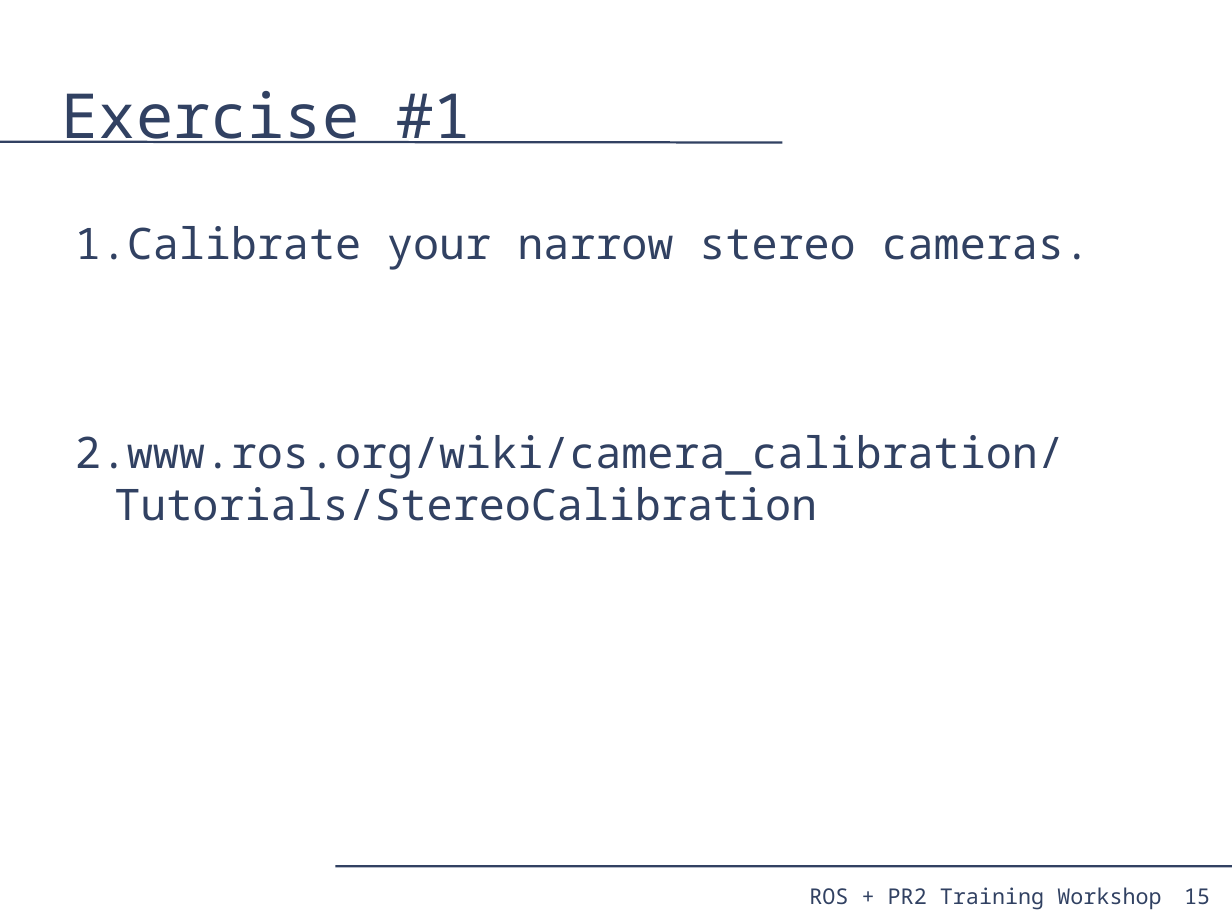
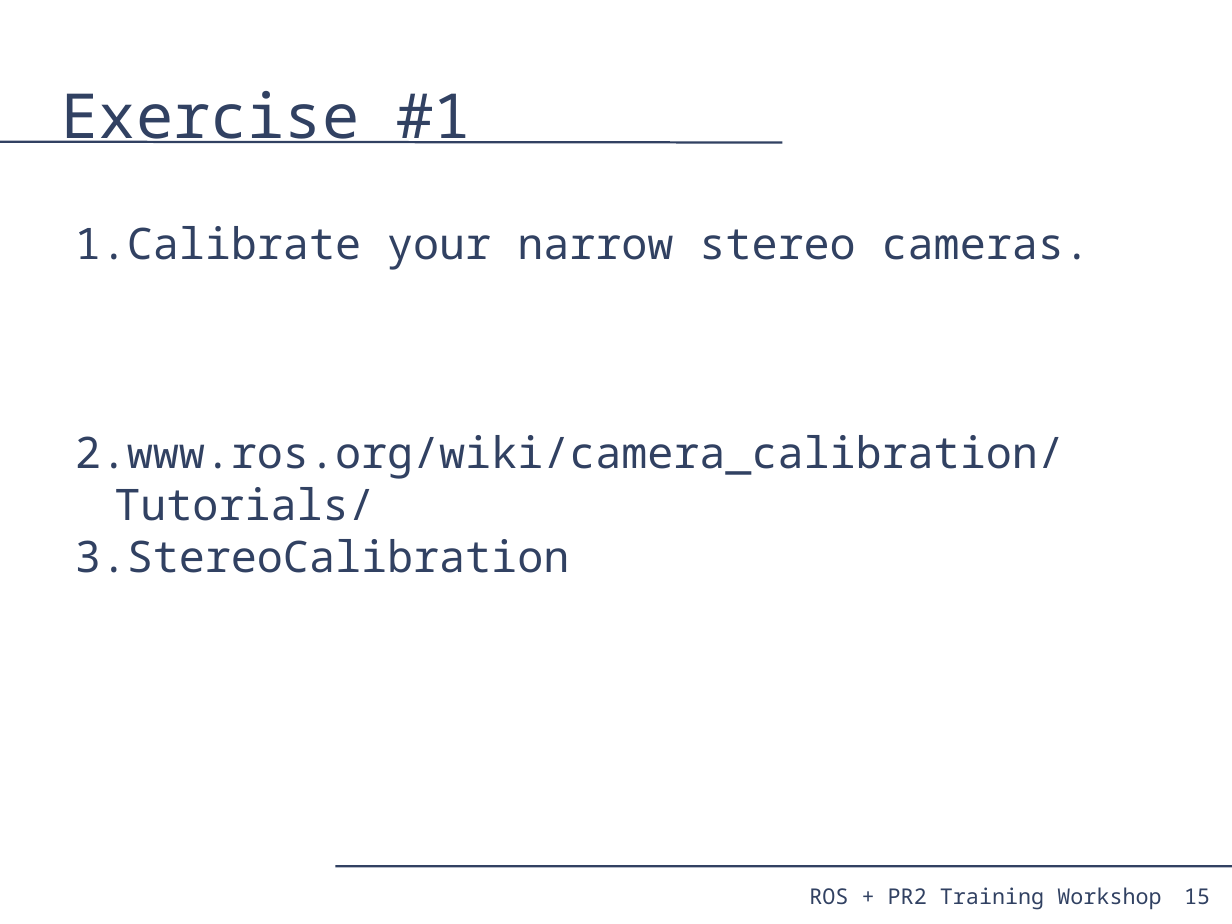
Before and after one commit to PR2/pr2_docs, a slide deck: slide 15 of pr2_training_workshop/processing_camera_data/slides.odp. Drawn at 1232x924 pixels with LibreOffice and Linux fonts; fonts in the diff are those of the drawing. Boxes give left, top, right and bottom in pixels: in the first picture for what was removed or moved away, otherwise in the second. Text is boxed around its words. In the diff, an @@ line names an element or a change of style, - is before the commit and + after.

```diff
--- a/pr2_training_workshop/processing_camera_data/slides.odp
+++ b/pr2_training_workshop/processing_camera_data/slides.odp
@@ text at (75,435,1064,573): text changed @@
-2. www.ros.org/wiki/camera_calibration/Tutorials/StereoCalibration
+2. www.ros.org/wiki/camera_calibration/Tutorials/
+3. StereoCalibration
```
Also in this commit, not shown: 5 other slides changed, 1 slide added.
